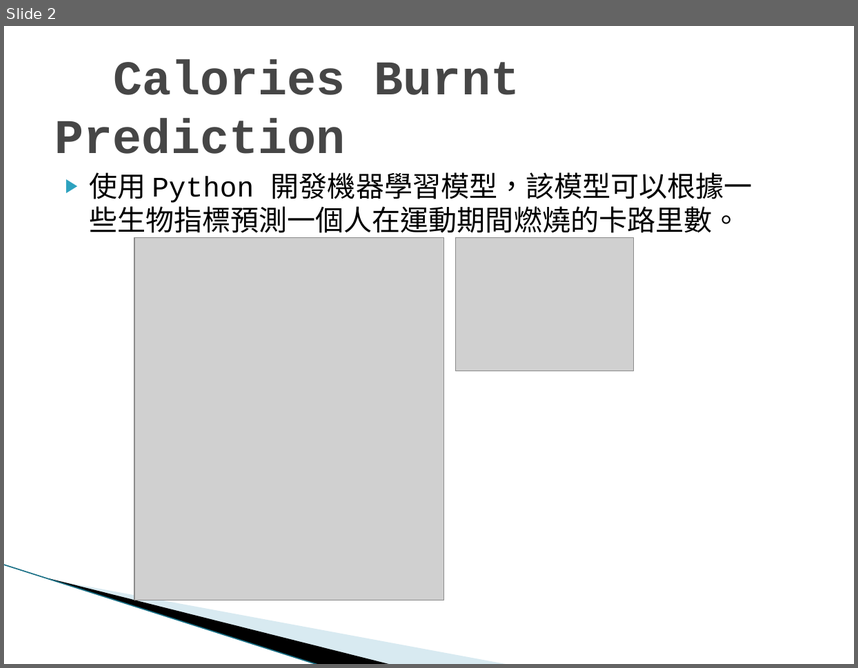
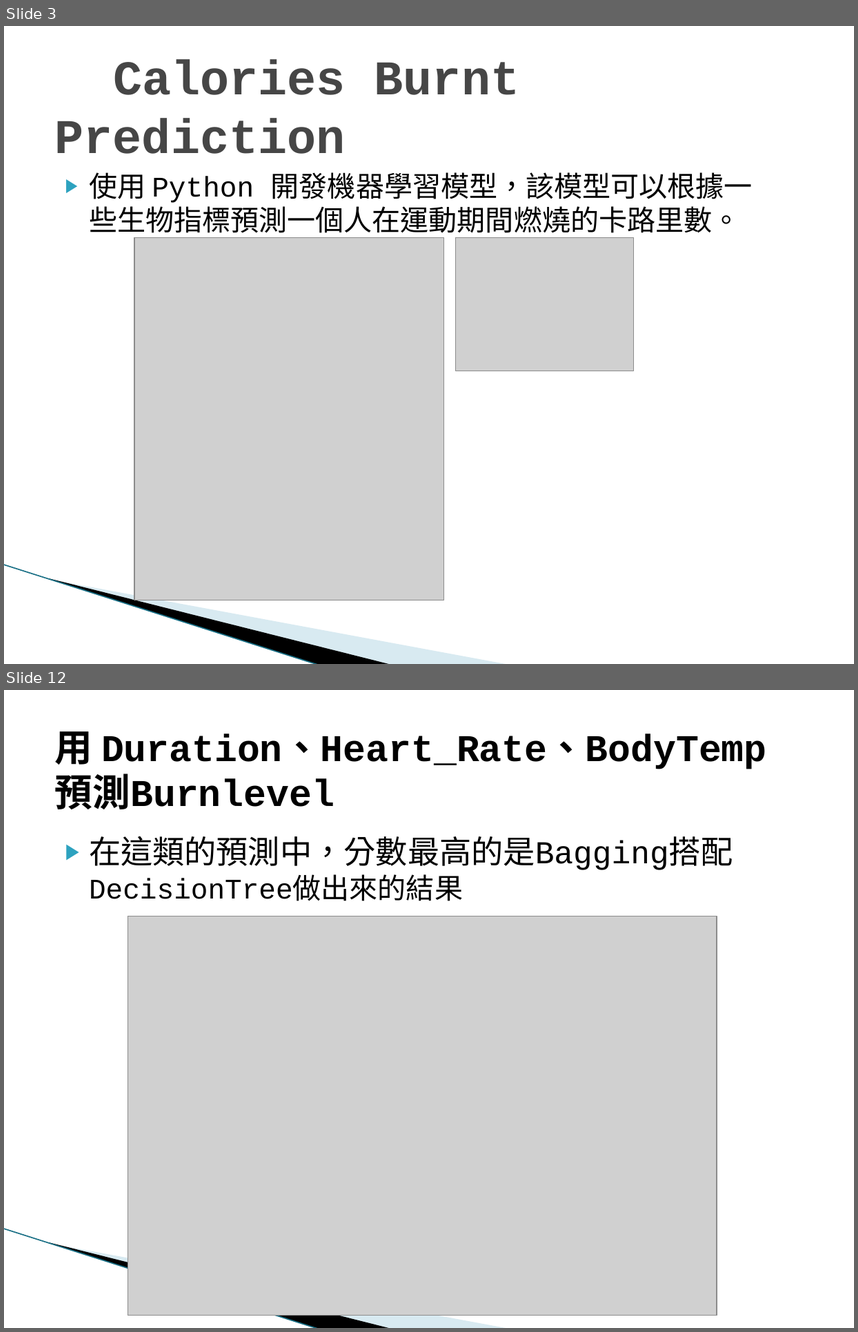
Before and after one commit to kyss0311/IMLP433, a slide deck: final/imlp433楊閎富.pptx. Shown one above the other, each under a label of ours: slide 2 before the commit, slides 3 and 12 after it; the slides between them are not shown. The pictures are 858x668 and 858x1332 pixels, drawn with LibreOffice and Linux fonts; fonts in the diff are those of the drawing; grey boxes stand for pictures; background and template pictures are left out. Boxes give left, top, right and bottom in pixels: in the first picture for what was removed or moved away, otherwise in the second. Text is boxed around its words. In the diff, an @@ line names an element or a change of style, - is before the commit and + after.

```diff
--- a/final/imlp433楊閎富.pptx
+++ b/final/imlp433楊閎富.pptx
@@ slide 12 added at [4, 690, 854, 1328], background #FFFFFF; not listed: 3 template elements that a slide beside it also shows @@
@@ title added at [55, 731, 767, 809], 32 pt, text #000000, bold @@
+用 Duration、Heart_Rate、BodyTemp
+預測Burnlevel
@@ text added at [89, 836, 733, 870], 27 pt, text #000000 @@
+▶ 在這類的預測中，分數最高的是Bagging搭配DecisionTree做出來的結果
@@ picture added at [128, 916, 717, 1315] @@
@@ what was slide 2 is now slide 3 @@
```
Also in this commit, not shown: 2 slides changed, 9 other slides added, 21 other files.
